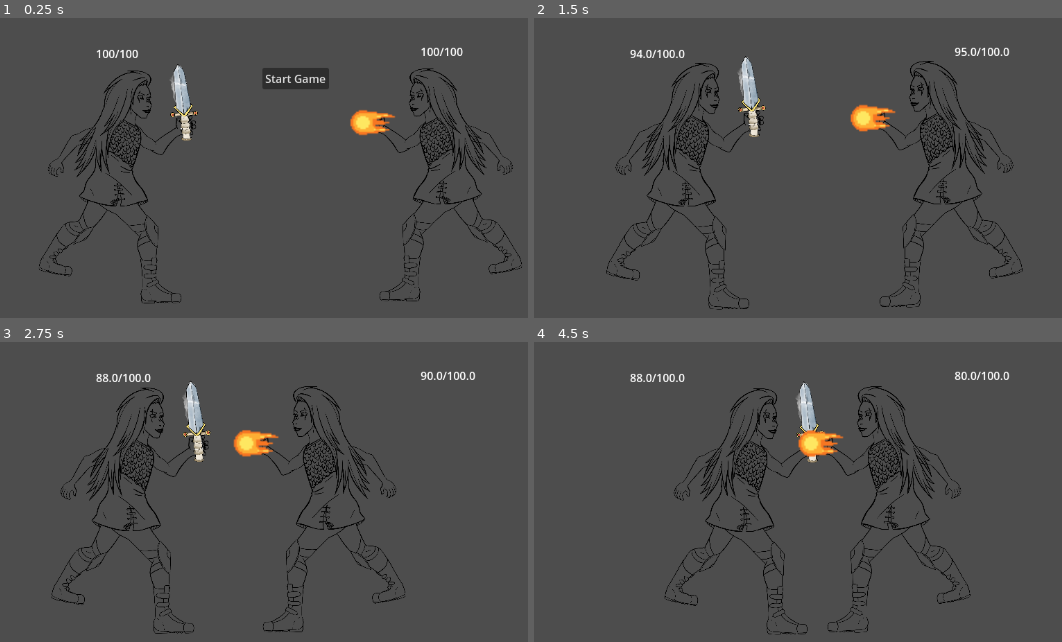
Above: before the commit, frames 1-4 (two rows, left to right).
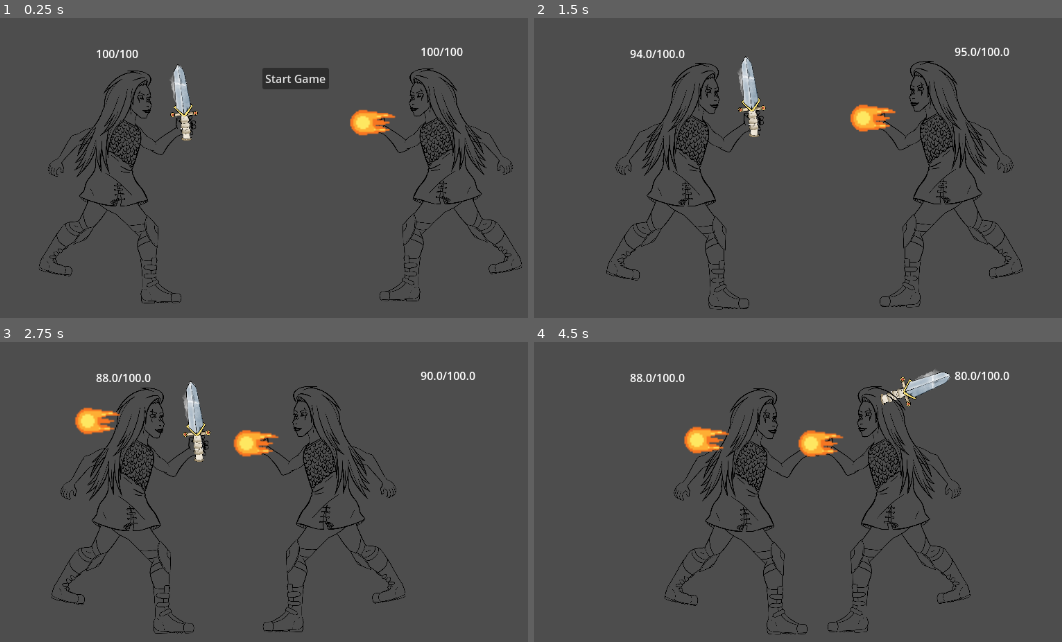
Above: after the commit, the same moments.

Repository: cncptpr/balance-your-character
Game: Godot game, scene res://game.tscn
The game is run twice, just before and just after one commit, with the same random seed, the same clock (stepped at 60 frames per second) and the same inputs.
Inputs:
- Up to frame 1 (0.25 s): no input
- Up to frame 2 (1.5 s): click "Start Game" at 0.5 s
- Up to frame 3 (2.75 s): no input
- Up to frame 4 (4.5 s): no input

The runs differ from the first frame. In frame 1, 0.1% of the frame differs, in the area x 66-75%, y 30-39%; in frame 2, 0.1%; in frame 3, 0.5%; in frame 4, 1.7%, in the area x 28-79%, y 9-41%.

Commit message:
add weapon animation

Diff:
--- a/equipment/fireball/fireball.gd
+++ b/equipment/fireball/fireball.gd
@@ -2,4 +2,5 @@
 
 func use() -> EquipmentStats:
 	print("Fireballlll")
+	$AnimationPlayer.play("attack_fireball")
 	return stats
--- a/equipment/fireball/fireball.tscn
+++ b/equipment/fireball/fireball.tscn
@@ -1,13 +1,59 @@
-[gd_scene load_steps=4 format=3 uid="uid://02iethx8s0lv"]
+[gd_scene load_steps=7 format=3 uid="uid://02iethx8s0lv"]
 
 [ext_resource type="Script" uid="uid://tec2e4tdenho" path="res://equipment/fireball/fireball.gd" id="1_h7nsf"]
 [ext_resource type="Resource" uid="uid://d0jvy1f0fluk4" path="res://equipment/fireball/fireball-stats.tres" id="2_ah007"]
 [ext_resource type="Texture2D" uid="uid://dp15oijd3wbry" path="res://assets/fireball/FB001.png" id="2_i2yo7"]
+
+[sub_resource type="Animation" id="Animation_ah007"]
+resource_name = "attack_fireball"
+tracks/0/type = "value"
+tracks/0/imported = false
+tracks/0/enabled = true
+tracks/0/path = NodePath("Sprite2D_projectile:position")
+tracks/0/interp = 1
+tracks/0/loop_wrap = true
+tracks/0/keys = {
+"times": PackedFloat32Array(0, 0.333333, 0.633333, 0.98088, 0.995027),
+"transitions": PackedFloat32Array(1, 1, 1, 1, 1e-05),
+"update": 0,
+"values": [Vector2(0, 0), Vector2(49, 15), Vector2(109, -16), Vector2(165, -1), Vector2(0, 0)]
+}
+
+[sub_resource type="Animation" id="Animation_ugjba"]
+length = 0.001
+tracks/0/type = "value"
+tracks/0/imported = false
+tracks/0/enabled = true
+tracks/0/path = NodePath("Sprite2D_projectile:position")
+tracks/0/interp = 1
+tracks/0/loop_wrap = true
+tracks/0/keys = {
+"times": PackedFloat32Array(0),
+"transitions": PackedFloat32Array(1),
+"update": 0,
+"values": [Vector2(0, 0)]
+}
+
+[sub_resource type="AnimationLibrary" id="AnimationLibrary_vwujw"]
+_data = {
+&"RESET": SubResource("Animation_ugjba"),
+&"attack_fireball": SubResource("Animation_ah007")
+}
 
 [node name="Fireball" type="Node2D"]
 script = ExtResource("1_h7nsf")
 stats = ExtResource("2_ah007")
 metadata/_custom_type_script = "uid://bo1i0lv8dti7f"
 
+[node name="Sprite2D_projectile" type="Sprite2D" parent="."]
+texture = ExtResource("2_i2yo7")
+
 [node name="Sprite2D" type="Sprite2D" parent="."]
 texture = ExtResource("2_i2yo7")
+
+[node name="AnimationPlayer" type="AnimationPlayer" parent="."]
+libraries = {
+&"": SubResource("AnimationLibrary_vwujw")
+}
+speed_scale = 2.0
+movie_quit_on_finish = true
--- a/equipment/sword/sword.gd
+++ b/equipment/sword/sword.gd
@@ -2,4 +2,5 @@
 
 func use() -> EquipmentStats:
 	print("Sword used")
+	$AnimationPlayer.play("attack_sword")
 	return stats
--- a/equipment/sword/sword.tscn
+++ b/equipment/sword/sword.tscn
@@ -1,8 +1,68 @@
-[gd_scene load_steps=4 format=3 uid="uid://gvdf1sea6l68"]
+[gd_scene load_steps=7 format=3 uid="uid://gvdf1sea6l68"]
 
 [ext_resource type="Script" uid="uid://mfry583r7g87" path="res://equipment/sword/sword.gd" id="1_rieah"]
 [ext_resource type="Resource" uid="uid://c748o4386x8ek" path="res://equipment/sword/sword-stats.tres" id="2_dwmow"]
 [ext_resource type="Texture2D" uid="uid://dtqbhate1xkgk" path="res://assets/CL_CryptoniteSword.png" id="3_dwmow"]
+
+[sub_resource type="Animation" id="Animation_dwmow"]
+resource_name = "attack_sword"
+tracks/0/type = "value"
+tracks/0/imported = false
+tracks/0/enabled = true
+tracks/0/path = NodePath(".:position")
+tracks/0/interp = 1
+tracks/0/loop_wrap = true
+tracks/0/keys = {
+"times": PackedFloat32Array(0, 0.266667, 0.533333, 0.933333),
+"transitions": PackedFloat32Array(1, 1, 1, 1),
+"update": 0,
+"values": [Vector2(17, -31), Vector2(286, 43), Vector2(384, 190), Vector2(17, -31)]
+}
+tracks/1/type = "value"
+tracks/1/imported = false
+tracks/1/enabled = true
+tracks/1/path = NodePath(".:rotation")
+tracks/1/interp = 1
+tracks/1/loop_wrap = true
+tracks/1/keys = {
+"times": PackedFloat32Array(0, 0.566667, 0.933333),
+"transitions": PackedFloat32Array(1, 1, 1),
+"update": 0,
+"values": [0.0, 1.46433, 0.0]
+}
+
+[sub_resource type="Animation" id="Animation_hdauc"]
+length = 0.001
+tracks/0/type = "value"
+tracks/0/imported = false
+tracks/0/enabled = true
+tracks/0/path = NodePath(".:position")
+tracks/0/interp = 1
+tracks/0/loop_wrap = true
+tracks/0/keys = {
+"times": PackedFloat32Array(0),
+"transitions": PackedFloat32Array(1),
+"update": 0,
+"values": [Vector2(17, -31)]
+}
+tracks/1/type = "value"
+tracks/1/imported = false
+tracks/1/enabled = true
+tracks/1/path = NodePath(".:rotation")
+tracks/1/interp = 1
+tracks/1/loop_wrap = true
+tracks/1/keys = {
+"times": PackedFloat32Array(0),
+"transitions": PackedFloat32Array(1),
+"update": 0,
+"values": [0.0]
+}
+
+[sub_resource type="AnimationLibrary" id="AnimationLibrary_fn1kd"]
+_data = {
+&"RESET": SubResource("Animation_hdauc"),
+&"attack_sword": SubResource("Animation_dwmow")
+}
 
 [node name="Sword" type="Node2D"]
 script = ExtResource("1_rieah")
@@ -13,3 +73,10 @@
 position = Vector2(17, -31)
 scale = Vector2(0.251953, 0.268555)
 texture = ExtResource("3_dwmow")
+
+[node name="AnimationPlayer" type="AnimationPlayer" parent="."]
+root_node = NodePath("../Sprite2D")
+libraries = {
+&"": SubResource("AnimationLibrary_fn1kd")
+}
+speed_scale = 2.0
--- a/figth_scene.tscn
+++ b/figth_scene.tscn
@@ -1,8 +1,7 @@
-[gd_scene load_steps=7 format=3 uid="uid://coirn3vq5h333"]
+[gd_scene load_steps=6 format=3 uid="uid://coirn3vq5h333"]
 
 [ext_resource type="Script" uid="uid://djee81mkeqvx0" path="res://scene.gd" id="1_nxogm"]
 [ext_resource type="PackedScene" uid="uid://cjeq7hygogjmc" path="res://player.tscn" id="2_3253y"]
-[ext_resource type="Texture2D" uid="uid://bcmlldomyn5v4" path="res://assets/LN_Fighter.png" id="3_jyicl"]
 [ext_resource type="PackedScene" uid="uid://gvdf1sea6l68" path="res://equipment/sword/sword.tscn" id="3_pdg6h"]
 [ext_resource type="PackedScene" uid="uid://02iethx8s0lv" path="res://equipment/fireball/fireball.tscn" id="4_exjn7"]
 [ext_resource type="PackedScene" uid="uid://di1qy5nkg08ky" path="res://equipment/plank/plank.tscn" id="5_nhxt3"]
@@ -12,10 +11,6 @@
 
 [node name="Player1" parent="." instance=ExtResource("2_3253y")]
 position = Vector2(365, 476)
-
-[node name="Sprite2D" parent="Player1/Appearance" index="0"]
-texture = ExtResource("3_jyicl")
-flip_h = true
 
 [node name="Sword" parent="Player1/Appearance/Sprite2D/Inventory" index="0" instance=ExtResource("3_pdg6h")]
 position = Vector2(35, -49.4178)
@@ -32,10 +27,6 @@
 
 [node name="Appearance" parent="Player2" index="0"]
 scale = Vector2(-1, 1)
-
-[node name="Sprite2D" parent="Player2/Appearance" index="0"]
-texture = ExtResource("3_jyicl")
-flip_h = true
 
 [node name="Fireball" parent="Player2/Appearance/Sprite2D/Inventory" index="0" instance=ExtResource("4_exjn7")]
 position = Vector2(27, -32.2609)
--- a/player.tscn
+++ b/player.tscn
@@ -189,11 +189,5 @@
 [node name="WarmupTimer" type="Timer" parent="."]
 one_shot = true
 
-[node name="AnimationPlayer" type="AnimationPlayer" parent="."]
-libraries = {
-&"": SubResource("AnimationLibrary_sweqy")
-}
-speed_scale = 2.0
-
 [connection signal="timeout" from="CooldownTimer" to="." method="prepare_attack"]
 [connection signal="timeout" from="WarmupTimer" to="." method="attack"]
